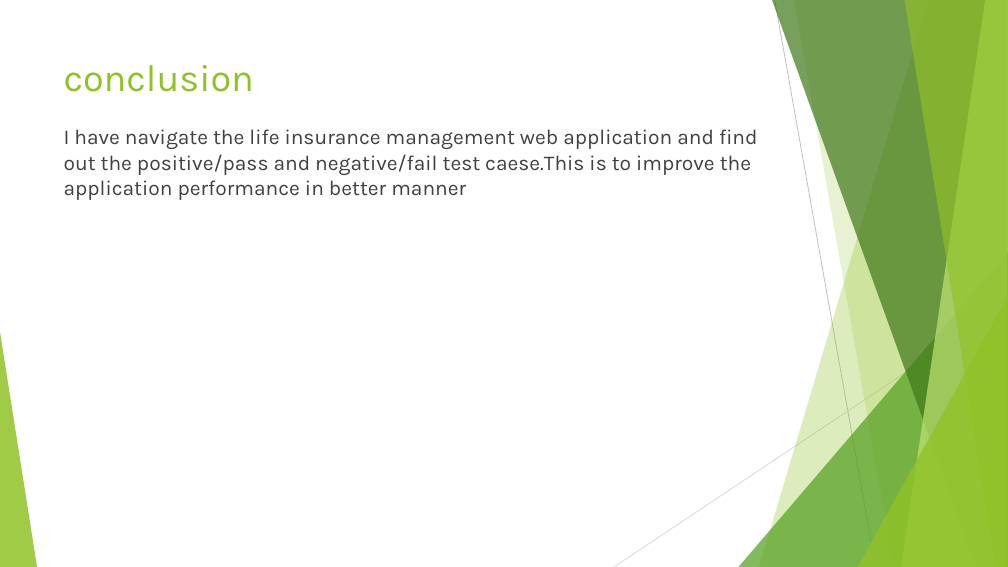
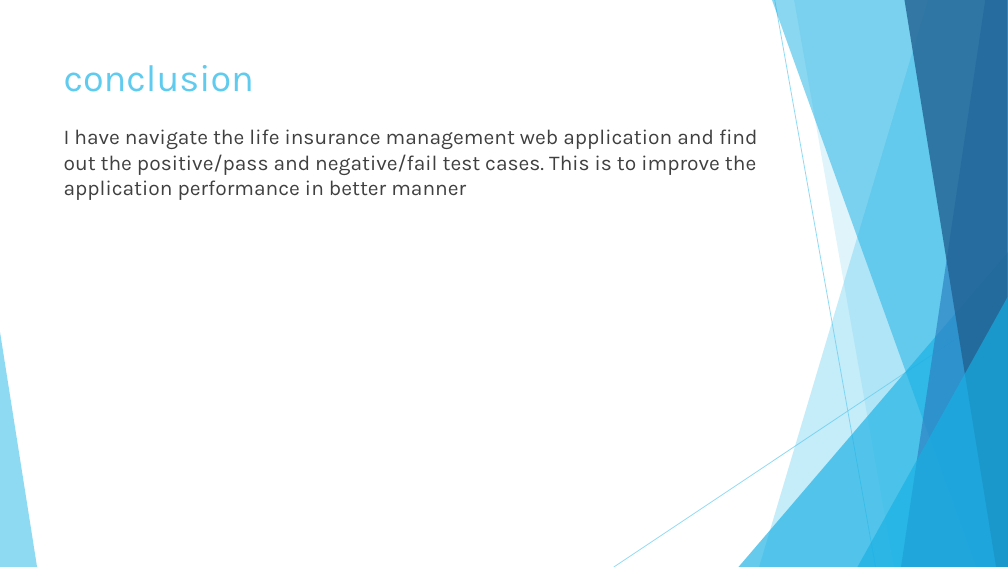
Before and after one commit to CHINTHATHANMAI/software-testing-Lab, a slide deck: slide 15 of life insurance 1.pptx (slide 14 before the commit). Drawn at 1008x567 pixels with LibreOffice and Linux fonts; fonts in the diff are those of the drawing. Boxes give left, top, right and bottom in pixels: in the first picture for what was removed or moved away, otherwise in the second. Text is boxed around its words. In the diff, an @@ line names an element or a change of style, - is before the commit and + after.

```diff
--- a/life insurance 1.pptx
+++ b/life insurance 1.pptx
@@ freeform shape at (759, 0, 1008, 567): fill #90C226 at 30% opacity to #5FCBEF at 36% opacity @@
@@ freeform shape at (772, 0, 1008, 567): fill #3F7819 at 70% opacity to #17B0E4 at 50% opacity @@
@@ line (775, 0) - (876, 567): stroke #BFBFBF 0.75 pt to #5FCBEF 0.75 pt @@
@@ freeform shape at (794, 0, 1008, 567): fill #90C226 at 20% opacity to #5FCBEF at 20% opacity @@
@@ freeform shape at (901, 0, 1008, 567): fill #C0E474 at 70% opacity to #2E83C3 at 70% opacity @@
@@ freeform shape at (904, 0, 1008, 567): fill #90C226 at 65% opacity to #226292 at 80% opacity @@
@@ title "conclusion" at (64, 65, 254, 92): text colour #90C226 to #5FCBEF @@
@@ text at (64, 129, 758, 200): text changed @@
-I have navigate the life insurance management web application and find out the positive/pass and negative/fail test caese.This is to improve the application performance in better manner
+I have navigate the life insurance management web application and find out the positive/pass and negative/fail test cases. This is to improve the application performance in better manner
@@ triangle at (739, 252, 1008, 567): fill #54A021 at 72% opacity to #17B0E4 at 66% opacity @@
@@ triangle at (858, 297, 1008, 567): fill #90C226 at 80% opacity to #17B0E4 at 66% opacity @@
@@ line (1008, 305) - (614, 567): stroke #D9D9D9 0.75 pt to #5FCBEF 0.75 pt @@
@@ triangle at (0, 332, 37, 567): fill #90C226 at 85% opacity to #5FCBEF at 70% opacity @@
```
Also in this commit, not shown: 7 other slides changed, 8 slides added, 6 slides removed.
